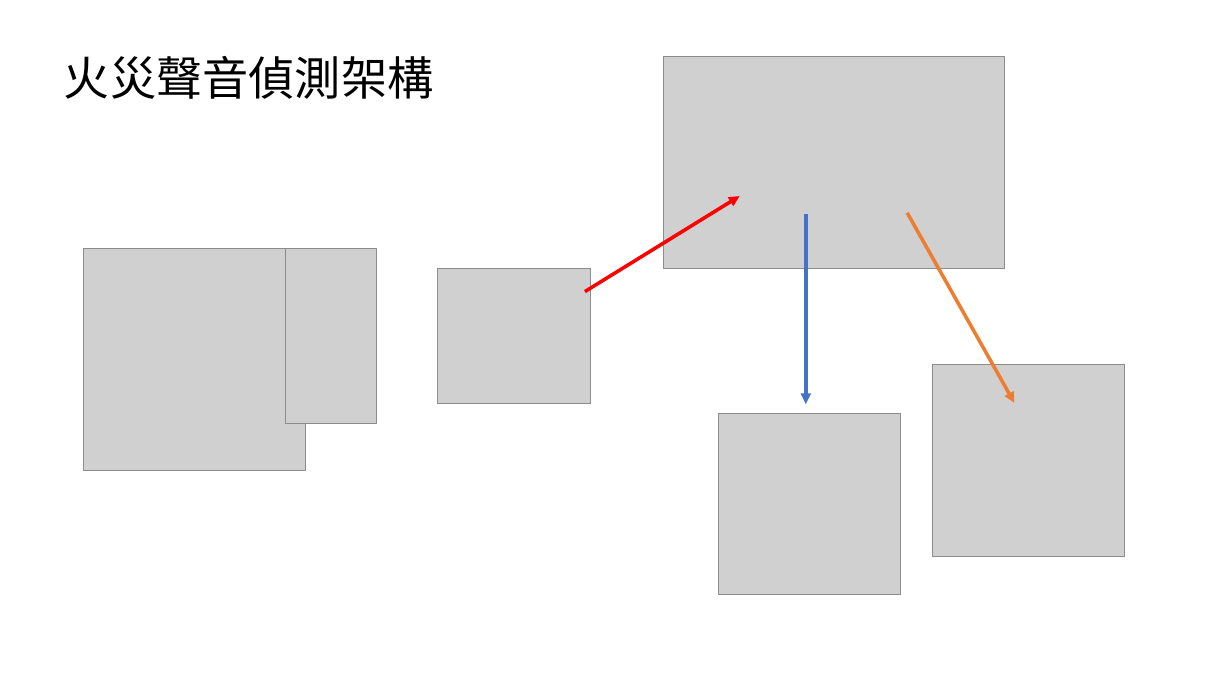
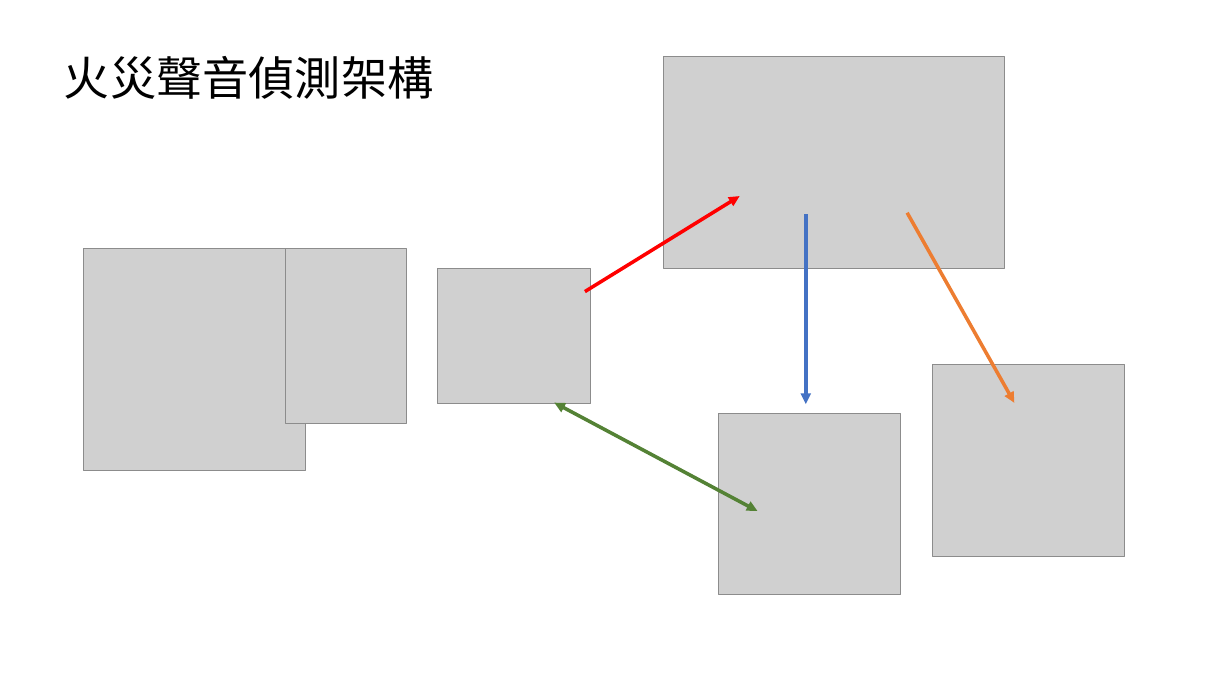
Before and after one commit to xrick/RickLiao-Repo, a slide deck: slide 4 of Interview_Repo/PPT/ppt_for_環球睿視.pptx (slide 5 before the commit). Drawn at 1232x693 pixels with LibreOffice and Linux fonts; fonts in the diff are those of the drawing; grey boxes stand for pictures. Boxes give left, top, right and bottom in pixels: in the first picture for what was removed or moved away, otherwise in the second. Text is boxed around its words. In the diff, an @@ line names an element or a change of style, - is before the commit and + after.

```diff
--- a/Interview_Repo/PPT/ppt_for_環球睿視.pptx
+++ b/Interview_Repo/PPT/ppt_for_環球睿視.pptx
@@ picture: place and size @@
-picture at [286, 249, 377, 423]
+picture at [286, 249, 407, 423]
@@ double arrow added from (555, 403) to (758, 511), #548235 2.75 pt @@
```
Also in this commit, not shown: 1 slide removed, 4 other files.
